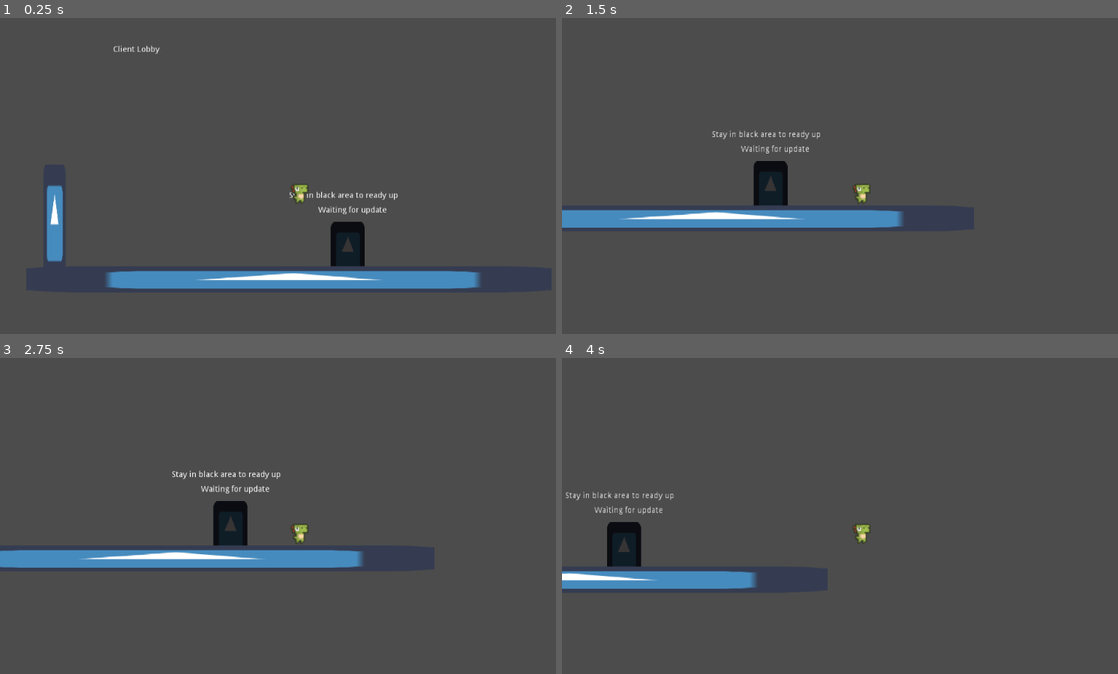
Above: before the commit, frames 1-4 (two rows, left to right).
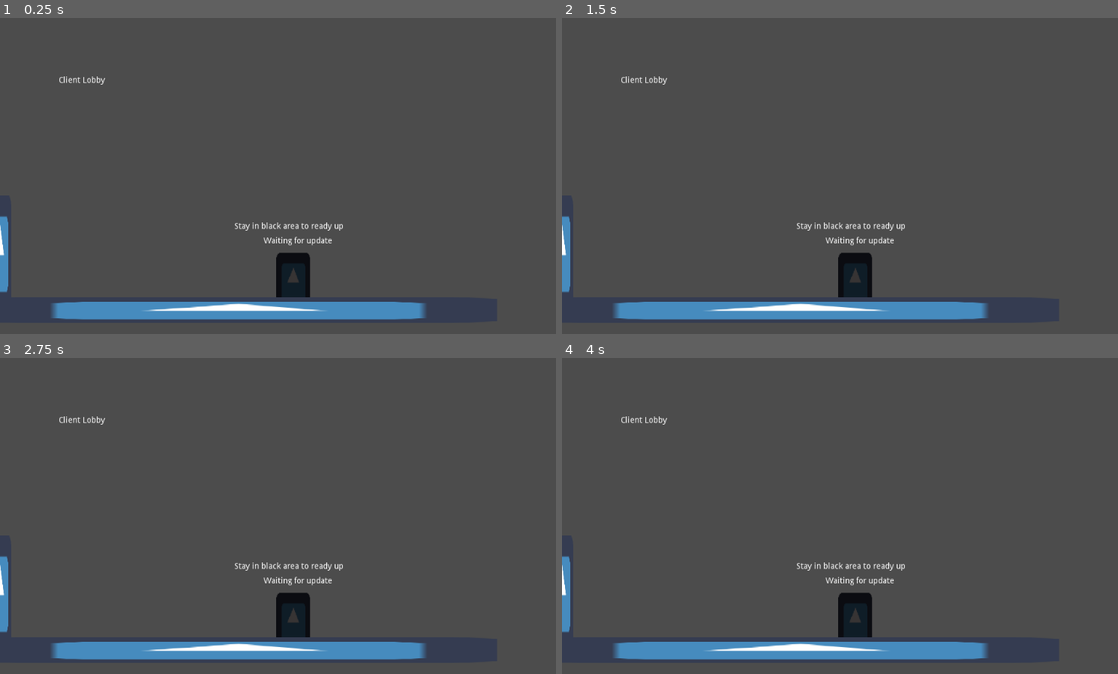
Above: after the commit, the same moments.

Repository: NickCheng0921/Flamboyant-Fiesta
Game: Godot game, scene res://Scenes/Lobby.tscn
Two runs of this game, one before a commit and one after it. Both use one fixed random seed, a clock stepped at 60 frames per second and the inputs below. The engine's default icon, where the game draws it, is replaced by a stand-in: a white triangle on a blue panel in a dark square.
Inputs:
- Up to frame 1 (0.25 s): no input
- Up to frame 2 (1.5 s): hold Right (ui_right) from 0.53 s (still down); tap Space (jump) at 0.6, 0.77, 1.07, 1.35 s
- Up to frame 3 (2.75 s): tap Space (jump) at 1.52, 1.82, 2.1 s; release Right (ui_right) at 2.03 s; hold Left (ui_left) from 2.03 s (still down)
- Up to frame 4 (4 s): release Left (ui_left) at 2.78 s; hold Right (ui_right) from 2.78 s (still down); tap Space (jump) at 2.85, 3.02, 3.32, 3.6, 3.77 s

The runs differ from the first frame. In frame 1, 11% of the frame differs, in the area x 0-87%, y 8-96%; in frame 2, 9.9%; in frame 3, 10%; in frame 4, 8.5%.

Commit message:
Multiplayer replication works for a single user

Diff:
--- a/Game - Client/Scenes/Lobby.tscn
+++ b/Game - Client/Scenes/Lobby.tscn
@@ -1,8 +1,7 @@
-[gd_scene load_steps=7 format=2]
+[gd_scene load_steps=6 format=2]
 
 [ext_resource path="res://Scripts/Lobby.gd" type="Script" id=1]
-[ext_resource path="res://Scenes/ToyPlayer.tscn" type="PackedScene" id=2]
-[ext_resource path="res://icon.png" type="Texture" id=3]
+[ext_resource path="res://icon.png" type="Texture" id=2]
 
 [sub_resource type="RectangleShape2D" id=1]
 extents = Vector2( 450, 23 )
@@ -37,9 +36,6 @@
 margin_bottom = 450.0
 text = "Waiting for update"
 
-[node name="ToyPlayer" parent="." instance=ExtResource( 2 )]
-position = Vector2( 419, 286 )
-
 [node name="Walls" type="StaticBody2D" parent="."]
 editor/display_folded = true
 
@@ -75,6 +71,4 @@
 position = Vector2( 500.238, 450 )
 scale = Vector2( 0.9, 1.5 )
 z_index = -1
-texture = ExtResource( 3 )
-[connection signal="body_entered" from="ReadyArea" to="ToyPlayer" method="_on_ReadyArea_body_entered"]
-[connection signal="body_exited" from="ReadyArea" to="ToyPlayer" method="_on_ReadyArea_body_exited"]
+texture = ExtResource( 2 )
--- a/Game - Client/Scenes/Player.tscn
+++ b/Game - Client/Scenes/Player.tscn
@@ -1,6 +1,7 @@
-[gd_scene load_steps=4 format=2]
+[gd_scene load_steps=5 format=2]
 
-[ext_resource path="res://Sprites/greenDino.png" type="Texture" id=1]
+[ext_resource path="res://Scripts/Player.gd" type="Script" id=1]
+[ext_resource path="res://Sprites/greenDino.png" type="Texture" id=2]
 
 [sub_resource type="RectangleShape2D" id=1]
 
@@ -13,13 +14,17 @@
 } ]
 
 [node name="Player" type="KinematicBody2D"]
+collision_mask = 0
+script = ExtResource( 1 )
 
 [node name="CollisionShape2D" type="CollisionShape2D" parent="."]
+scale = Vector2( 2, 2 )
 shape = SubResource( 1 )
 
 [node name="AnimatedSprite" type="AnimatedSprite" parent="."]
 frames = SubResource( 2 )
 
 [node name="Sprite" type="Sprite" parent="."]
-texture = ExtResource( 1 )
+scale = Vector2( 2, 2 )
+texture = ExtResource( 2 )
 hframes = 24
--- a/Game - Client/Scripts/Lobby.gd
+++ b/Game - Client/Scripts/Lobby.gd
@@ -4,6 +4,7 @@
 const connectServerIP = "35.230.9.176"
 const connectPort = 8000
 var connectedToServer = false
+var Player = load("res://Scenes/Player.tscn")
 onready var client = NetworkedMultiplayerENet.new()
 onready var connectTimer = Timer.new()
 
@@ -46,7 +47,16 @@
 	connectedToServer = true
 	connectTimer.stop()
 	remove_child(connectTimer)
-	rpc_id(1, "client_msg", get_tree().get_network_unique_id(), " I connected")
+
+	#spawn a player
+	var player = Player.instance()
+	var cam = Camera2D.new()
+	player.position = Vector2(350, 350)
+	player.set_network_master(get_tree().get_network_unique_id())
+	player.add_child(cam)
+	cam.make_current()
+
+	get_node(".").add_child(player)
 
 func player_ready(val):
 	rpc_id(1, "player_ready", get_tree().get_network_unique_id(), val)
--- /dev/null
+++ b/Game - Client/Scripts/Player.gd
@@ -0,0 +1,46 @@
+extends KinematicBody2D
+
+export(float) var runSpeed = 250
+
+var velocity = Vector2()
+var pos = Vector2()
+export(float) var jumpHeight = 40
+export(float) var jumpTime = 0.2
+export(bool) var canIdle = true
+#canFall is the ability to play the falling animation
+export(bool) var canFall = true
+var gravity = 2*jumpHeight/(jumpTime*jumpTime)
+
+func _ready():
+	pos = get_node(".").get_position()
+
+# Called every frame. 'delta' is the elapsed time since the previous frame.
+func _physics_process(delta):
+	if is_network_master():
+		pos = get_node(".").get_position()
+		var move = 0.0
+		#movement
+		if(Input.is_action_pressed("ui_right")):
+			move += 1
+
+		if(Input.is_action_pressed("ui_left")):
+			move -= 1
+
+		if(Input.is_action_just_pressed("jump") && is_on_floor()):
+			velocity.y = -2*jumpHeight/jumpTime
+
+		#walljump
+		#if(Input.is_action_just_pressed("jump") && is_on_floor() == false && is_on_wall()):
+		#	velocity.y = -2*jumpHeight/jumpTime
+
+		#movement calculations
+		# -y is up, +y is down
+		velocity.y += gravity*delta
+		velocity.x = move * runSpeed
+		velocity = move_and_slide(velocity, Vector2(0, -1))
+
+
+#https://godotengine.org/article/multiplayer-changes-godot-4-0-report-1
+puppet func update_state(p_pos, p_vel):
+	pos = p_pos
+	velocity = p_vel
Not shown: 2 places in Game - Client/Scenes/Lobby.tscn that only renumber resources
Not shown, added: Game - Client/export_presets.cfg
